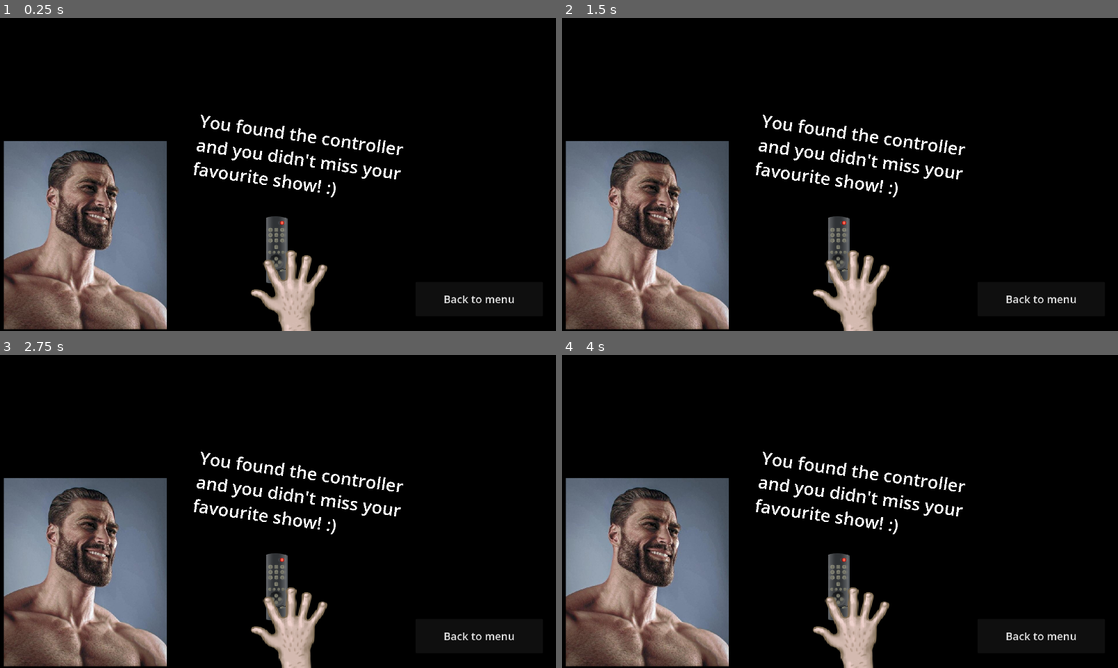
Above: before the commit, frames 1-4 (two rows, left to right).
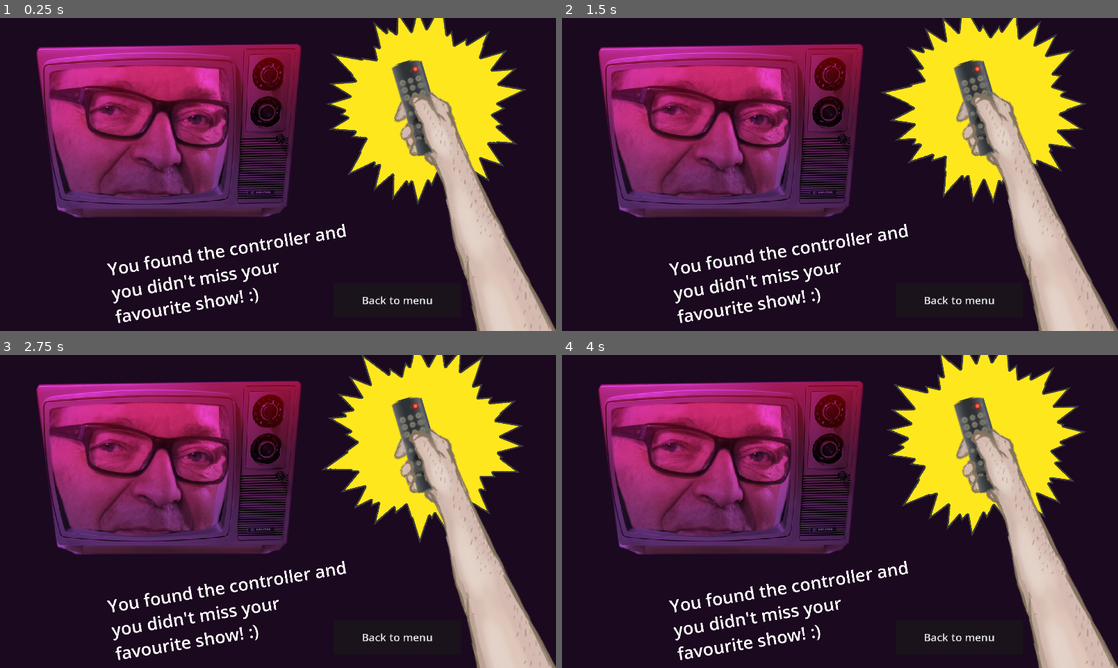
Above: after the commit, the same moments.

Repository: Hesuvius/LOST_CONTROL
Game: Godot game, scene res://Winning_scene/Win.tscn
The game is run twice, just before and just after one commit, with the same random seed, the same clock (stepped at 60 frames per second) and the same inputs. This scene is started directly instead of the project's main scene.
Inputs (mouse positions are in pixels of both pictures, inside the frame that each line leads up to):
- Up to frame 1 (0.25 s): no input
- Up to frame 2 (1.5 s): move the mouse to (962, 158) at 0.52 s; click (962, 158) at 0.67 s; move the mouse to (728, 190) at 1.27 s; click (728, 190) at 1.42 s
- Up to frame 3 (2.75 s): move the mouse to (333, 442) at 2.02 s; click (333, 442) at 2.17 s
- Up to frame 4 (4 s): move the mouse to (812, 574) at 2.77 s; click (812, 574) at 2.92 s; move the mouse to (1006, 558) at 3.52 s; click (1006, 558) at 3.67 s

The runs differ from the first frame. In frame 1, 98% of the frame differs, in the area x 0-100%, y 0-100%; in frame 2, 98%; in frame 3, 98%; in frame 4, 98%.

Commit message:
Enhancing win state with graphics and effects

Diff:
--- a/Lost Control/Winning_scene/Win.tscn
+++ b/Lost Control/Winning_scene/Win.tscn
@@ -1,20 +1,21 @@
-[gd_scene load_steps=6 format=3 uid="uid://bj8dakdkh3eln"]
+[gd_scene load_steps=7 format=3 uid="uid://bj8dakdkh3eln"]
 
 [ext_resource type="AudioStream" uid="uid://hw0d60di5860" path="res://sound and music/lost_remote_hidas_02.mp3" id="1_shaoi"]
-[ext_resource type="Texture2D" uid="uid://b4hp8y1djaa0g" path="res://graphics/remote.png" id="2_v2p1m"]
-[ext_resource type="Texture2D" uid="uid://cosa2bue8fm4t" path="res://graphics/whole_arm.png" id="3_gcl4x"]
+[ext_resource type="Texture2D" uid="uid://b6o1c6ab0crpu" path="res://graphics/win_arm.png" id="3_8ph4t"]
 [ext_resource type="Script" path="res://Lose_scene/Back to menu button.gd" id="4_1x4m3"]
-[ext_resource type="Texture2D" uid="uid://cnj57r3o1ktpe" path="res://graphics/placeholders/gigachad.jpeg" id="5_6q1ls"]
+[ext_resource type="Texture2D" uid="uid://cx1secpxn3keu" path="res://graphics/win_effect.png" id="5_c222b"]
+[ext_resource type="Script" path="res://Winning_scene/WinEffect.gd" id="5_f6mud"]
+[ext_resource type="Texture2D" uid="uid://rpvvsig0xwsc" path="res://graphics/salora.png" id="5_r1l01"]
 
 [node name="Win" type="Node2D"]
 
 [node name="RichTextLabel" type="RichTextLabel" parent="."]
 texture_repeat = 2
-offset_left = 696.0
-offset_top = 312.0
-offset_right = 1506.0
-offset_bottom = 778.0
-rotation = 0.14084
+offset_left = 365.0
+offset_top = 826.0
+offset_right = 1246.0
+offset_bottom = 1315.0
+rotation = -0.164061
 theme_override_colors/default_color = Color(1, 1, 1, 1)
 theme_override_colors/font_outline_color = Color(0.658824, 0, 0.643137, 1)
 theme_override_font_sizes/normal_font_size = 60
@@ -27,26 +28,40 @@
 pitch_scale = 1.5
 autoplay = true
 
-[node name="Remote" type="Sprite2D" parent="."]
-position = Vector2(955, 800)
-texture = ExtResource("2_v2p1m")
+[node name="WinArm" type="Sprite2D" parent="."]
+z_index = 6
+position = Vector2(1605, 666)
+rotation = -0.287979
+scale = Vector2(2.82207, 2.82207)
+texture = ExtResource("3_8ph4t")
 
-[node name="WholeArm" type="Sprite2D" parent="."]
-position = Vector2(998, 1078)
-scale = Vector2(3.04023, 2.35532)
-texture = ExtResource("3_gcl4x")
+[node name="Salora" type="Sprite2D" parent="."]
+z_index = -1
+position = Vector2(593, 390)
+scale = Vector2(1.75949, 1.75949)
+texture = ExtResource("5_r1l01")
+
+[node name="WinEffect" type="Sprite2D" parent="."]
+position = Vector2(1453, 301)
+texture = ExtResource("5_c222b")
+script = ExtResource("5_f6mud")
+
+[node name="ColorRect" type="ColorRect" parent="."]
+z_index = -3
+offset_left = -45.0
+offset_top = -12.0
+offset_right = 2007.0
+offset_bottom = 1159.0
+color = Color(0.105882, 0.0352941, 0.121569, 1)
 
 [node name="Back to menu button" type="Button" parent="."]
-offset_left = 1435.0
-offset_top = 911.0
-offset_right = 1875.0
-offset_bottom = 1029.0
+z_index = 8
+offset_left = 1152.0
+offset_top = 915.0
+offset_right = 1592.0
+offset_bottom = 1033.0
 theme_override_font_sizes/font_size = 37
 text = "Back to menu"
 script = ExtResource("4_1x4m3")
 
-[node name="Gigachad" type="Sprite2D" parent="."]
-position = Vector2(295, 749)
-texture = ExtResource("5_6q1ls")
-
 [connection signal="pressed" from="Back to menu button" to="Back to menu button" method="_on_pressed"]
--- /dev/null
+++ b/Lost Control/Winning_scene/WinEffect.gd
@@ -0,0 +1,11 @@
+extends Sprite2D
+
+
+# Called when the node enters the scene tree for the first time.
+func _ready():
+	pass # Replace with function body.
+
+
+# Called every frame. 'delta' is the elapsed time since the previous frame.
+func _process(delta):
+	rotate(1)
--- a/Lost Control/main.tscn
+++ b/Lost Control/main.tscn
@@ -208,7 +208,6 @@
 metadata/_edit_lock_ = true
 
 [node name="CollisionPolygon2D" type="CollisionPolygon2D" parent="Items/Kortti/Area2D"]
-scale = Vector2(1, 1)
 polygon = PackedVector2Array(39.5, 25, -39.5, 25, -39.5, -25, 39.5, -25)
 metadata/_edit_lock_ = true
 
@@ -239,7 +238,6 @@
 metadata/_edit_lock_ = true
 
 [node name="CollisionPolygon2D" type="CollisionPolygon2D" parent="Items/Leipä/Area2D"]
-scale = Vector2(1, 1)
 polygon = PackedVector2Array(-33.5, -60.1, -33.5, -57.2, -1.5, -61.3, -1.5, -59.8, 43.5, -54.8, 43.5, -53.1, 53.5, -47. …(426 unchanged characters)…
 metadata/_edit_lock_ = true
 
@@ -270,7 +268,6 @@
 metadata/_edit_lock_ = true
 
 [node name="CollisionPolygon2D" type="CollisionPolygon2D" parent="Items/Kokis/Area2D"]
-scale = Vector2(1, 1)
 polygon = PackedVector2Array(-22, -60.7, -22, -58.8, -16.2, -53, -13.5, -53, 23.5, -31, 26.1, -31, 31.1, -37, 36.5, -37 …(370 unchanged characters)…
 metadata/_edit_lock_ = true
 
@@ -286,7 +283,6 @@
 metadata/_edit_lock_ = true
 
 [node name="CollisionPolygon2D" type="CollisionPolygon2D" parent="Items/Kokis2/Area2D"]
-scale = Vector2(1, 1)
 polygon = PackedVector2Array(-22, -60.7, -22, -58.8, -16.2, -53, -13.5, -53, 23.5, -31, 26.1, -31, 31.1, -37, 36.5, -37 …(370 unchanged characters)…
 metadata/_edit_lock_ = true
 
@@ -362,7 +358,6 @@
 metadata/_edit_lock_ = true
 
 [node name="CollisionPolygon2D" type="CollisionPolygon2D" parent="Items/Puhelinluettelo/Area2D"]
-scale = Vector2(1, 1)
 polygon = PackedVector2Array(98.5, -101.8, 98.5, -97.3, 140.5, 39.7, 140.5, 41.7, 135.5, 48, 131.9, 48, 126.9, 50, 119. …(324 unchanged characters)…
 metadata/_edit_lock_ = true
 
@@ -378,7 +373,6 @@
 metadata/_edit_lock_ = true
 
 [node name="CollisionPolygon2D" type="CollisionPolygon2D" parent="Items/Kana/Area2D"]
-scale = Vector2(1, 1)
 polygon = PackedVector2Array(97.4, -83, 106, -83, 106, -80.6, 110, -75, 112.6, -75, 124, -68.1, 124, -64.3, 127.4, -54, …(737 unchanged characters)…
 metadata/_edit_lock_ = true
 
Binary file added: Lost Control/graphics/salora.png
Not shown, added: Lost Control/graphics/salora.png.import
Not shown, added: Lost Control/graphics/test_salora.jpg.import
Binary file added: Lost Control/graphics/win_arm.png
Not shown, added: Lost Control/graphics/win_arm.png.import
Binary file added: Lost Control/graphics/win_effect.png
Not shown, added: Lost Control/graphics/win_effect.png.import
